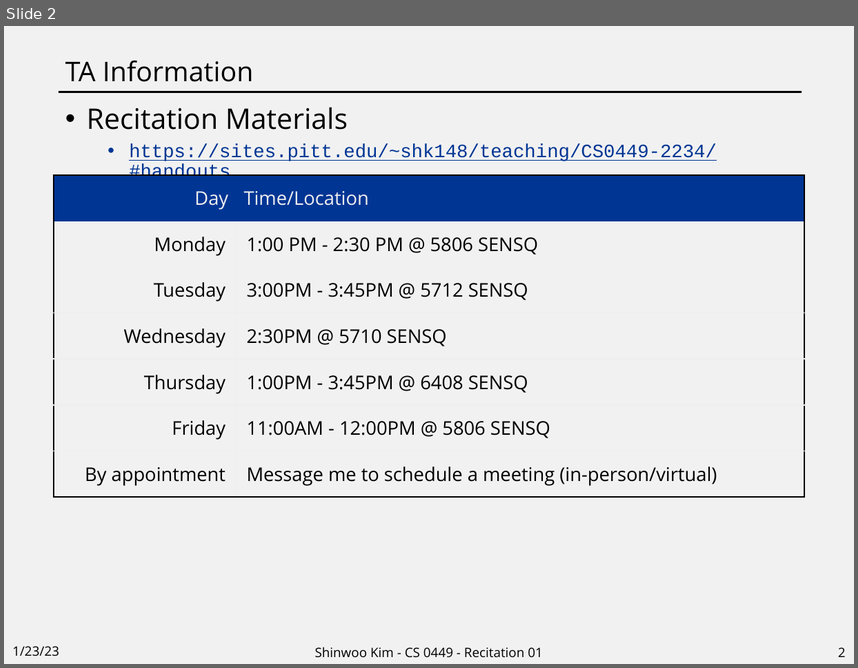
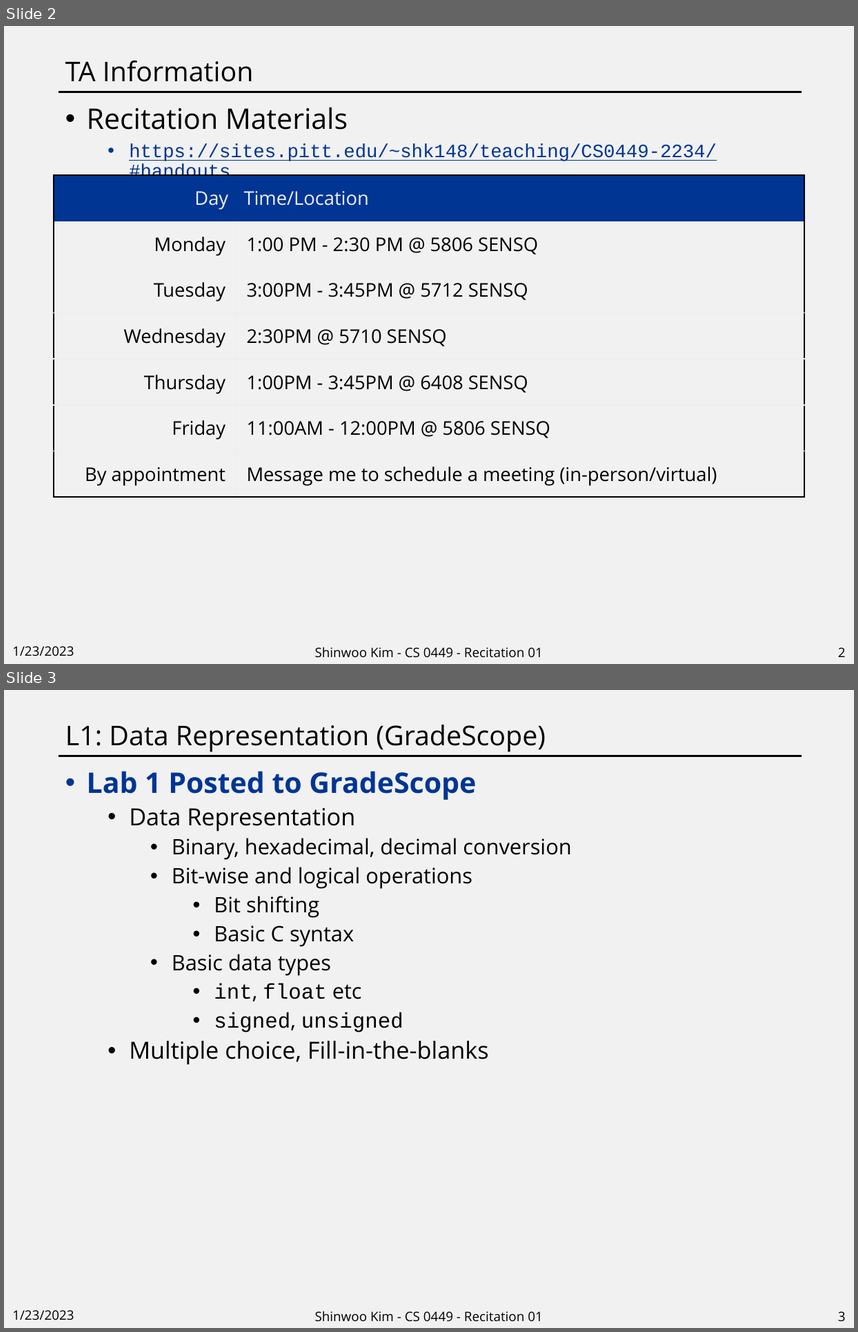
Before and after one commit to shinwookim/website-archive, a slide deck: teaching/CS0449-2234/rec01.pptx. Shown one above the other, each under a label of ours: slide 2 before the commit, slides 2 and 3 after it. The pictures are 858x668 and 858x1332 pixels, drawn with LibreOffice and Linux fonts; fonts in the diff are those of the drawing. Boxes give left, top, right and bottom in pixels: in the first picture for what was removed or moved away, otherwise in the second. Text is boxed around its words. In the diff, an @@ line names an element or a change of style, - is before the commit and + after.

```diff
--- a/teaching/CS0449-2234/rec01.pptx
+++ b/teaching/CS0449-2234/rec01.pptx
@@ slide 3 added at [4, 690, 854, 1328], background #F1F1F1; not listed: 1 template element that a slide beside it also shows @@
@@ title added at [65, 724, 546, 752], 23 pt, text #000000 @@
+L1: Data Representation (GradeScope)
@@ text added at [87, 771, 571, 1065], 18 pt, text #000000 @@
+• Lab 1 Posted to GradeScope
+  • Data Representation
+    • Binary, hexadecimal, decimal conversion
+    • Bit-wise and logical operations
+      • Bit shifting
+      • Basic C syntax
+    • Basic data types
+      • int, float etc
+      • signed, unsigned
+  • Multiple choice, Fill-in-the-blanks
@@ text added at [12, 1310, 74, 1320], 11 pt, text #000000 @@
+1/23/2023
@@ text added at [315, 1310, 542, 1321], 11 pt, text #000000 @@
+Shinwoo Kim - CS 0449 - Recitation 01
@@ page number added at [838, 1311, 846, 1321], 11 pt, text #000000 @@
+3
@@ slide 2 changed as well @@
@@ text at [12, 646, 74, 656]: text changed @@
-1/23/23
+1/23/2023
```
Also in this commit, not shown: 1 other slide changed, 6 other slides added, 3 other files.
